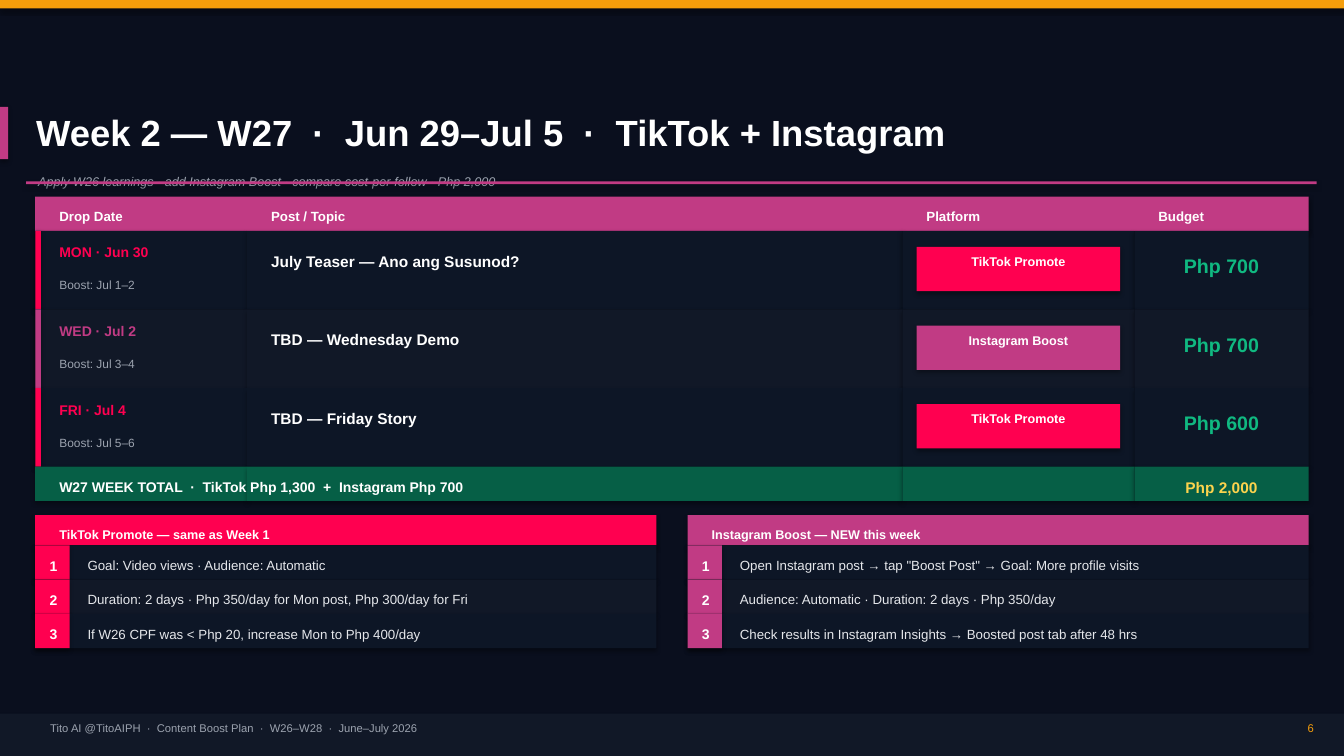
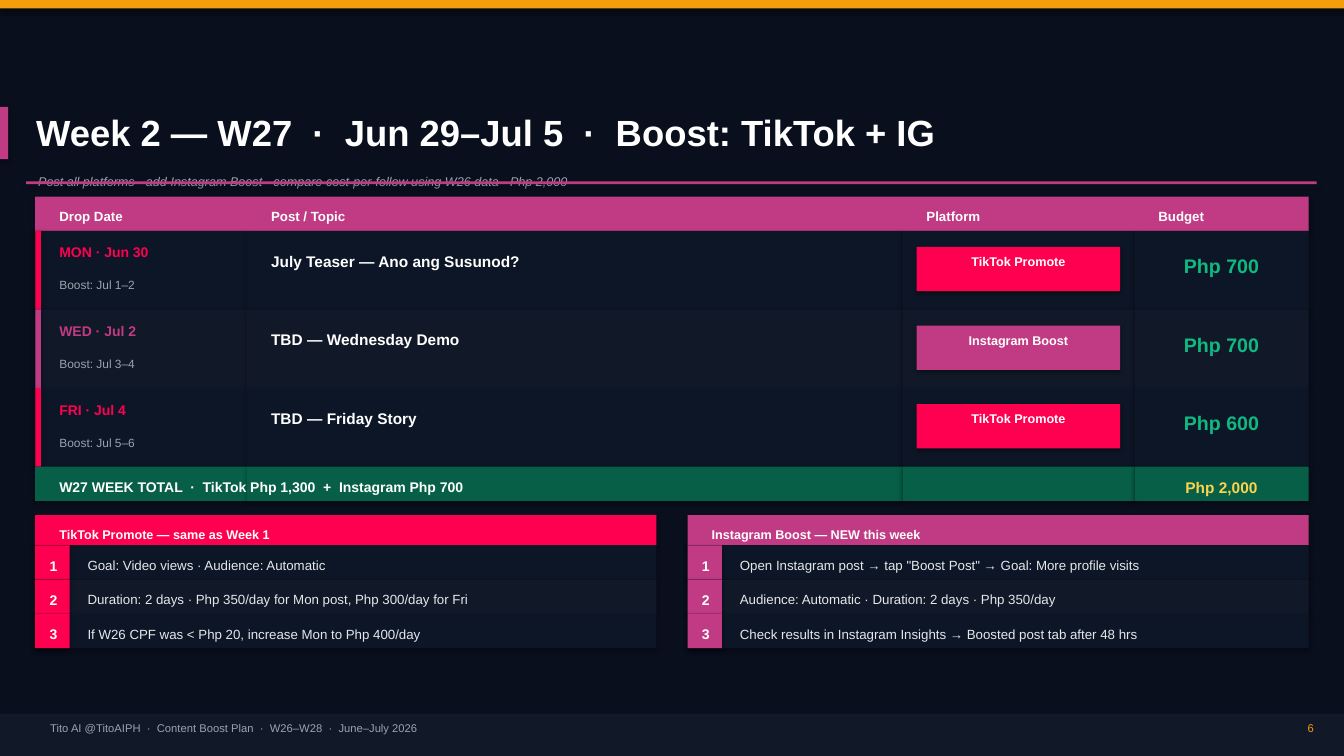
Before and after one commit to jeffd1130/TitoAi, a slide deck: slide 6 of content/strategy/TitoAI-ContentBoostPlan-W26-W28.pptx. Drawn at 1344x756 pixels with LibreOffice and Linux fonts; fonts in the diff are those of the drawing. Boxes give left, top, right and bottom in pixels: in the first picture for what was removed or moved away, otherwise in the second. Text is boxed around its words. In the diff, an @@ line names an element or a change of style, - is before the commit and + after.

```diff
--- a/content/strategy/TitoAI-ContentBoostPlan-W26-W28.pptx
+++ b/content/strategy/TitoAI-ContentBoostPlan-W26-W28.pptx
@@ text at [36, 119, 934, 147]: text changed @@
-Week 2 — W27 · Jun 29–Jul 5 · TikTok + Instagram
+Week 2 — W27 · Jun 29–Jul 5 · Boost: TikTok + IG
@@ text at [38, 177, 568, 189]: text changed @@
-Apply W26 learnings · add Instagram Boost · compare cost-per-follow · Php 2,000
+Post all platforms · add Instagram Boost · compare cost-per-follow using W26 data · Php 2,000
```
Also in this commit, not shown: 4 other slides changed, 3 other files.
